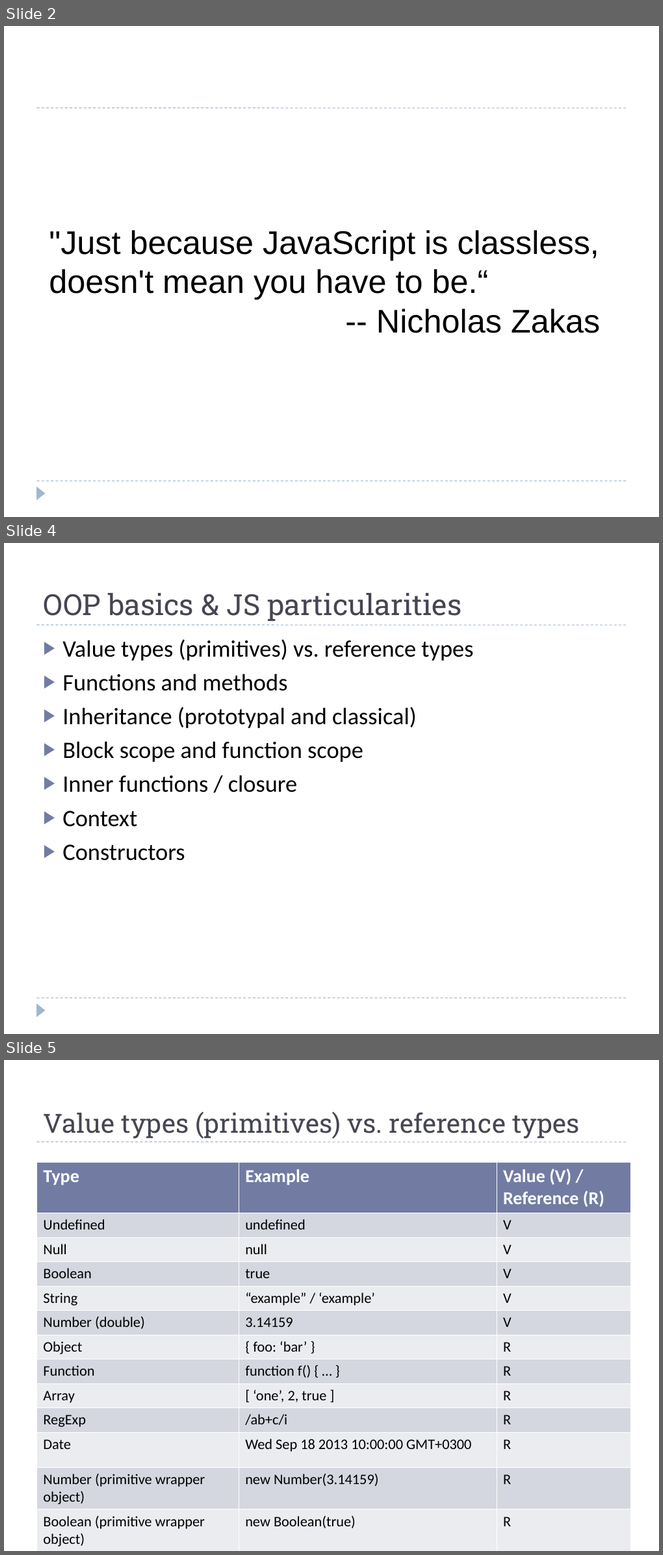
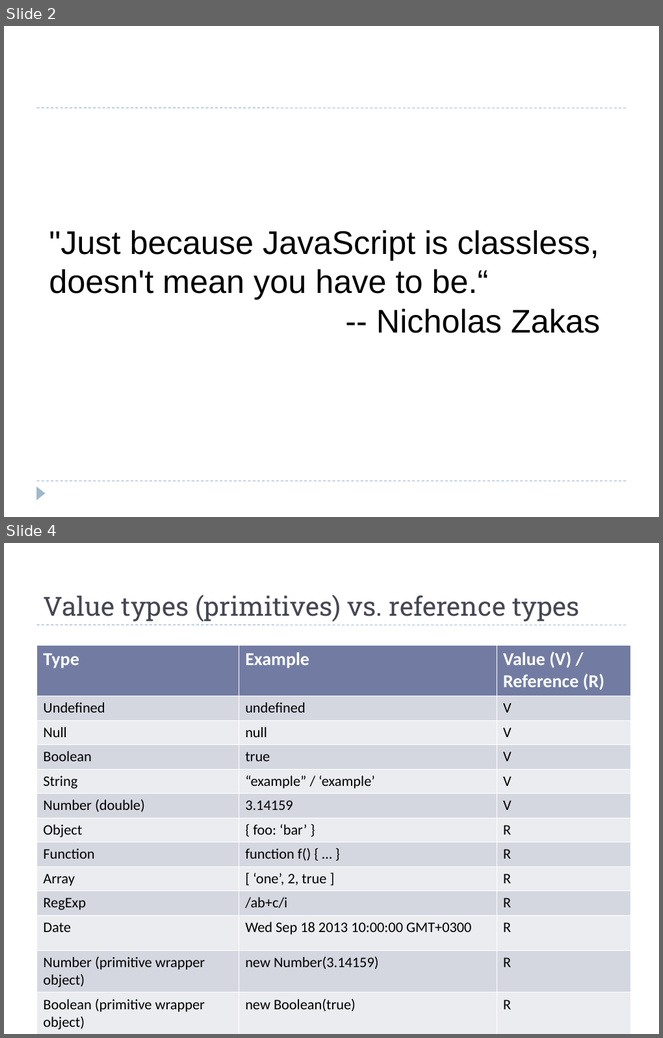
Before and after one commit to cosminnicula/OOJS, a slide deck: Presentation/HTML5 – Object Oriented JavaScript.ppt. Shown one above the other, each under a label of ours: slides 2, 4 and 5 before the commit, slides 2 and 4 after it; the slides between them are not shown. The pictures are 663x1555 and 663x1038 pixels, drawn with LibreOffice and Linux fonts; fonts in the diff are those of the drawing. Boxes give left, top, right and bottom in pixels: in the first picture for what was removed or moved away, otherwise in the second. Text is boxed around its words. In the diff, an @@ line names an element or a change of style, - is before the commit and + after.

```diff
--- a/Presentation/HTML5 – Object Oriented JavaScript.ppt
+++ b/Presentation/HTML5 – Object Oriented JavaScript.ppt
@@ slide 4 removed at (4, 543, 659, 1034), background #FFFFFF; not listed: 3 template elements that a slide beside it also shows @@
@@ title removed at (43, 593, 462, 621) @@
-OOP basics & JS particularities
@@ text removed at (62, 639, 473, 861) @@
-▶ Value types (primitives) vs. reference types
-▶ Functions and methods
-▶ Inheritance (prototypal and classical)
-▶ Block scope and function scope
-▶ Inner functions / closure
-▶ Context
-▶ Constructors
@@ what was slide 5 is now slide 4 @@
```
Also in this commit, not shown: 10 slides changed, 4 slides added, 9 other files.
